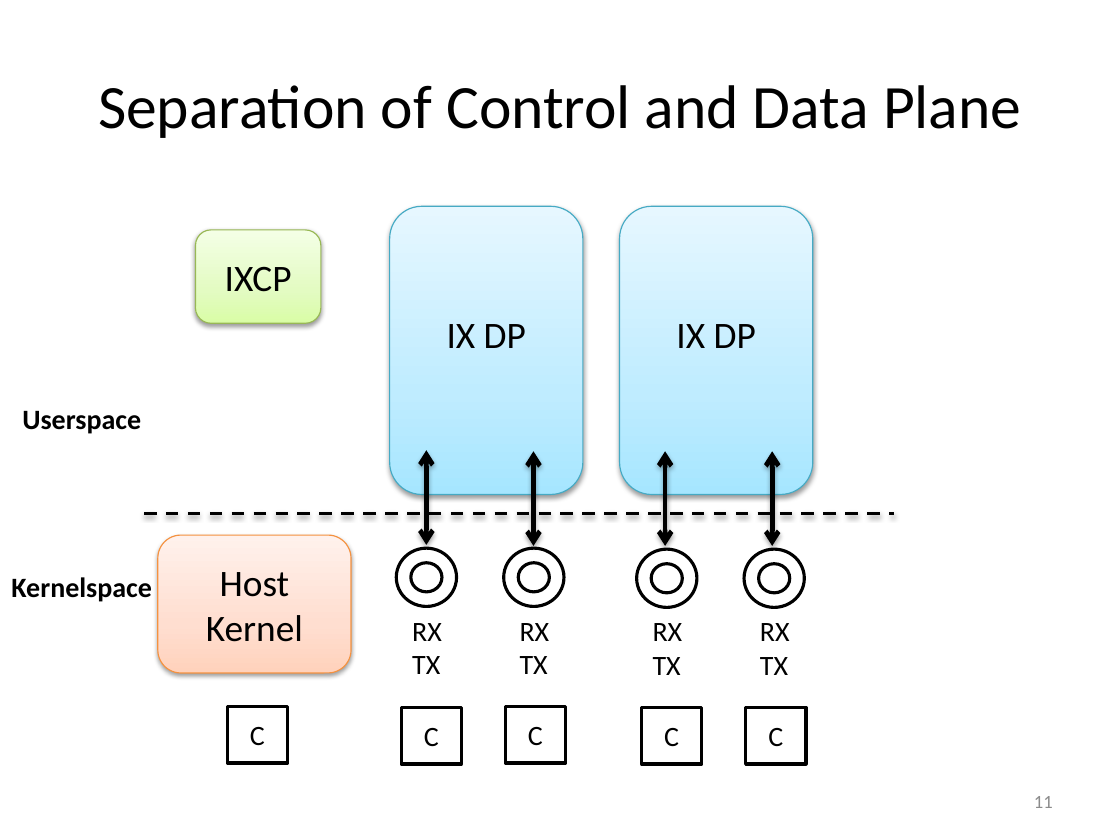
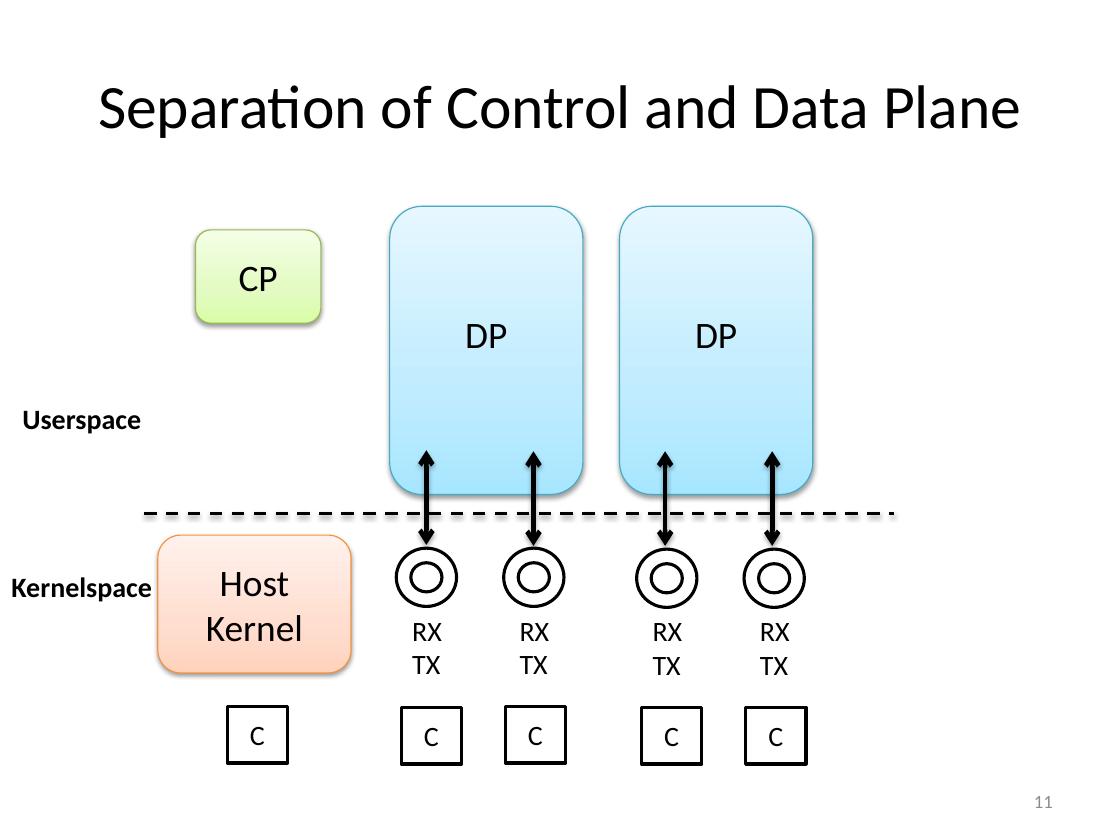
Before and after one commit to greghill/ix, a slide deck: slide 11 of presentations/ix_slides_osdi.pptx. Drawn at 1120x840 pixels with LibreOffice and Linux fonts; fonts in the diff are those of the drawing. Boxes give left, top, right and bottom in pixels: in the first picture for what was removed or moved away, otherwise in the second. Text is boxed around its words. In the diff, an @@ line names an element or a change of style, - is before the commit and + after.

```diff
--- a/presentations/ix_slides_osdi.pptx
+++ b/presentations/ix_slides_osdi.pptx
@@ text in rounded rectangle at [239,266,278,292]: text changed @@
-IXCP
+CP
@@ text in rounded rectangle at [465,324,507,348]: text changed @@
-IX DP
+DP
@@ text in rounded rectangle at [695,324,737,348]: text changed @@
-IX DP
+DP
```
Also in this commit, not shown: 8 other slides changed.
